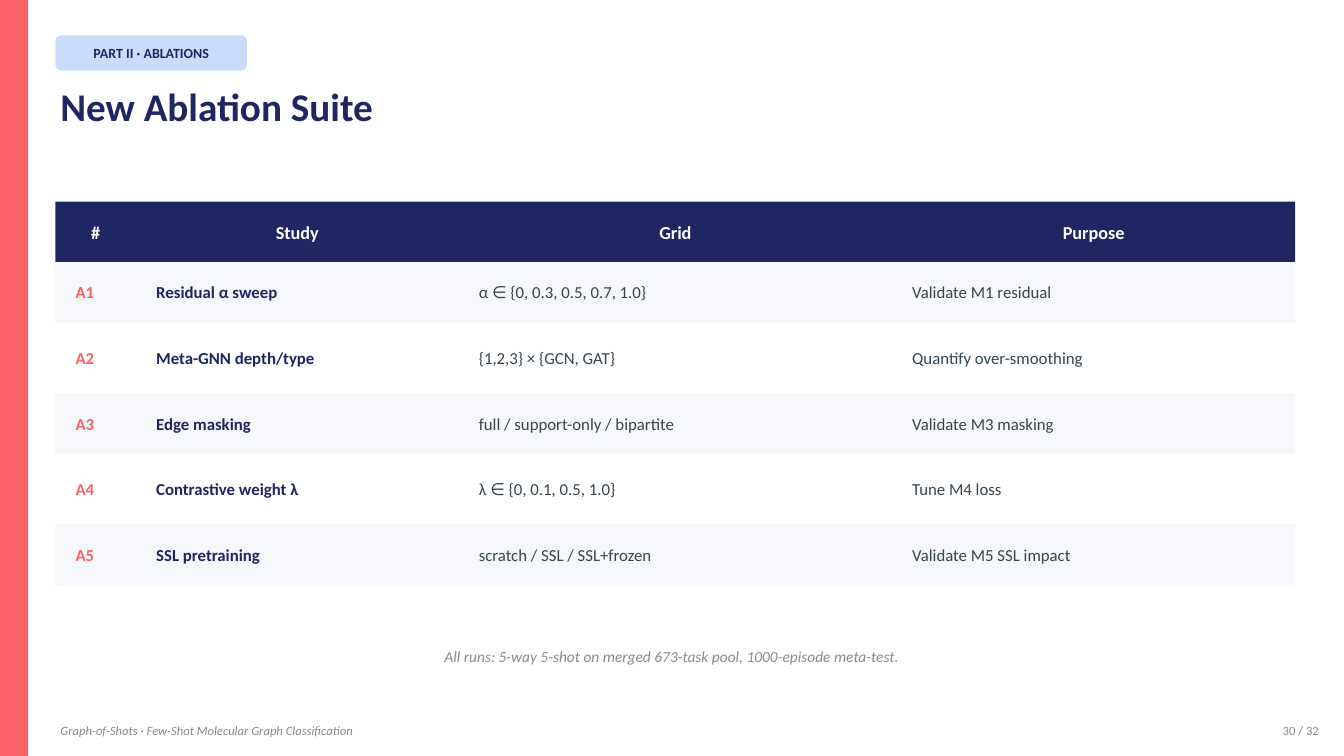
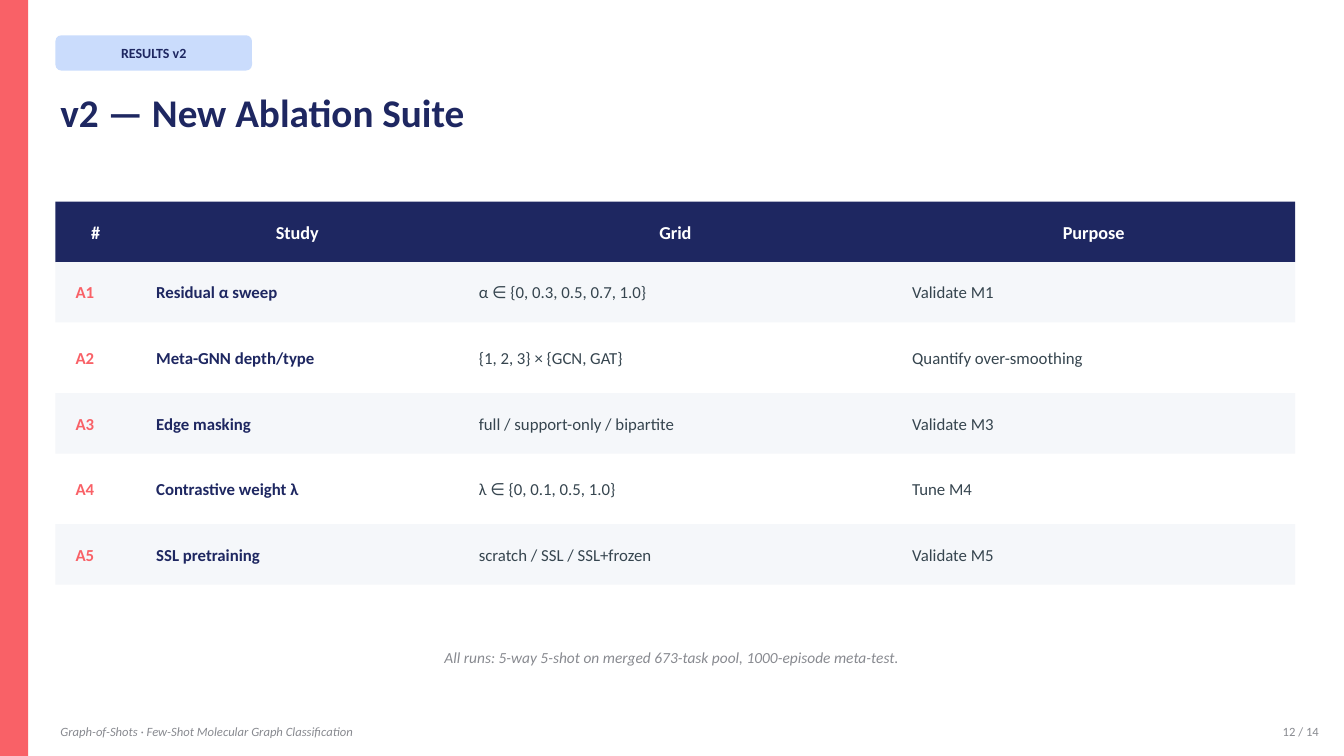
Before and after one commit to BDeMo/proj-mol, a slide deck: slide 12 of presentation/Graph-of-Shots.pptx (slide 30 before the commit). Drawn at 1344x756 pixels with LibreOffice and Linux fonts; fonts in the diff are those of the drawing. Boxes give left, top, right and bottom in pixels: in the first picture for what was removed or moved away, otherwise in the second. Text is boxed around its words. In the diff, an @@ line names an element or a change of style, - is before the commit and + after.

```diff
--- a/presentation/Graph-of-Shots.pptx
+++ b/presentation/Graph-of-Shots.pptx
@@ rounded rectangle "RESULTS v2": place and size @@
-rounded rectangle "RESULTS v2" at box(55, 35, 247, 71)
+rounded rectangle "RESULTS v2" at box(55, 35, 252, 71)
@@ text removed at box(93, 49, 209, 58) @@
-PART II · ABLATIONS
@@ text in rounded rectangle at box(121, 49, 187, 58): text added @@
+RESULTS v2
@@ text at box(60, 99, 464, 128): text changed @@
-New Ablation Suite
+v2 — New Ablation Suite
@@ text at box(912, 286, 994, 298): text changed @@
-Validate M1 residual
+Validate M1
@@ text at box(479, 352, 622, 367): spaces changed @@
-{1,2,3} × {GCN, GAT}
+{1, 2, 3} × {GCN, GAT}
@@ text at box(912, 418, 994, 430): text changed @@
-Validate M3 masking
+Validate M3
@@ text at box(912, 484, 972, 495): text changed @@
-Tune M4 loss
+Tune M4
@@ text at box(912, 549, 994, 561): text changed @@
-Validate M5 SSL impact
+Validate M5
@@ text at box(1283, 728, 1319, 736): text changed @@
-30 / 32
+12 / 14
```
Also in this commit, not shown: 8 other slides changed, 3 slides added, 21 slides removed, 35 other files.
